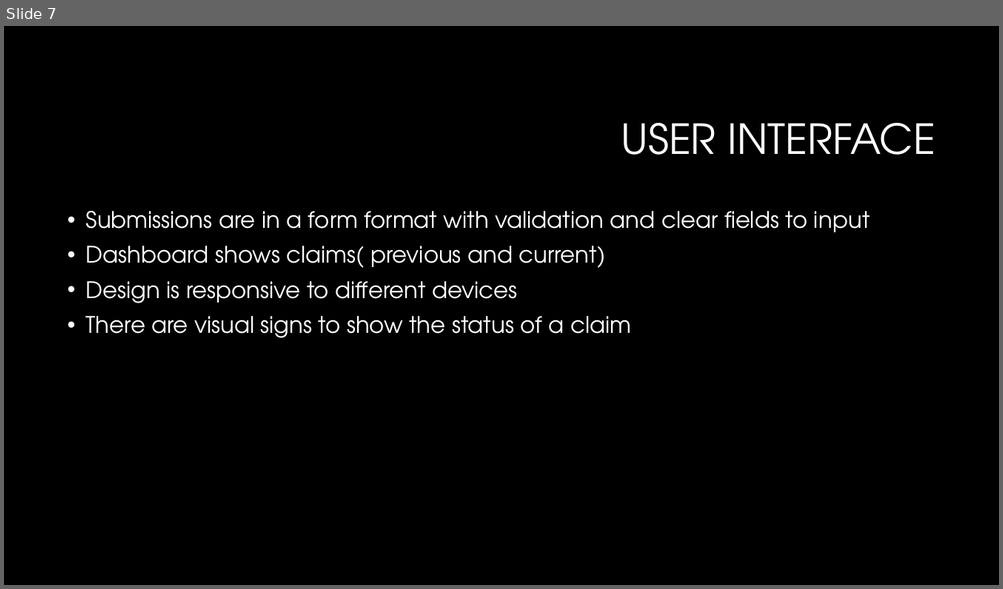
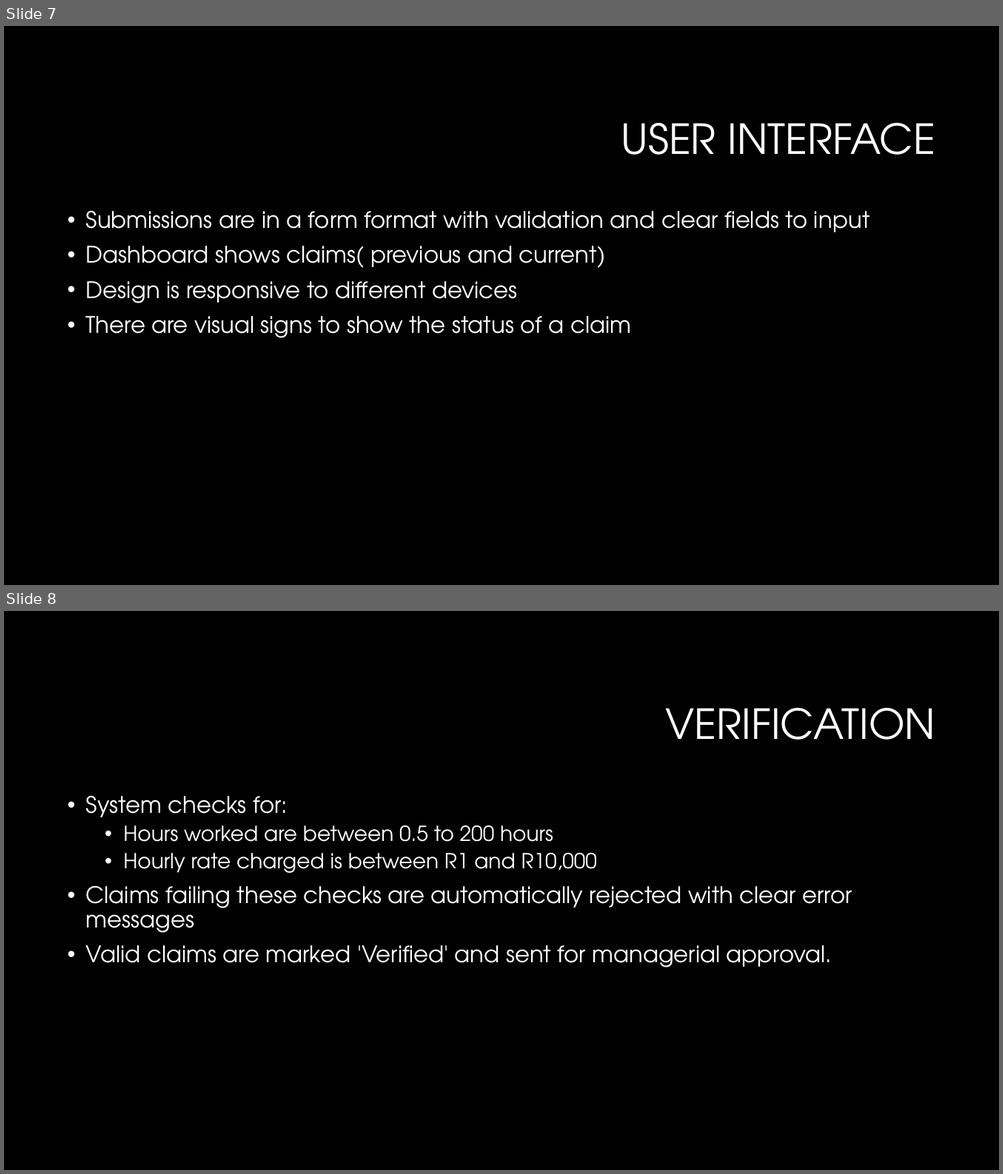
Before and after one commit to Tumelo-Monese/ContractMonthlyClaimSystem, a slide deck: ST10448312_POE.pptx. Shown one above the other, each under a label of ours: slide 7 before the commit, slides 7 and 8 after it. The pictures are 1003x589 and 1003x1174 pixels, drawn with LibreOffice and Linux fonts; fonts in the diff are those of the drawing; background and template pictures are left out. Boxes give left, top, right and bottom in pixels: in the first picture for what was removed or moved away, otherwise in the second. Text is boxed around its words. In the diff, an @@ line names an element or a change of style, - is before the commit and + after.

Commit message:
Some features implemented in code but not displaying in project(verification automation)

```diff
--- a/ST10448312_POE.pptx
+++ b/ST10448312_POE.pptx
@@ slide 8 added at box(4, 611, 999, 1170), background #000000 @@
@@ title added at box(665, 708, 935, 740), 40 pt, text #FFFFFF @@
+VERIFICATION
@@ text added at box(86, 796, 852, 968), 22 pt, text #FFFFFF @@
+• System checks for:
+  • Hours worked are between 0.5 to 200 hours
+  • Hourly rate charged is between R1 and R10,000
+• Claims failing these checks are automatically rejected with clear error messages
+• Valid claims are marked 'Verified' and sent for managerial approval.
```
Also in this commit, not shown: 2 other slides added, 7 other files.
